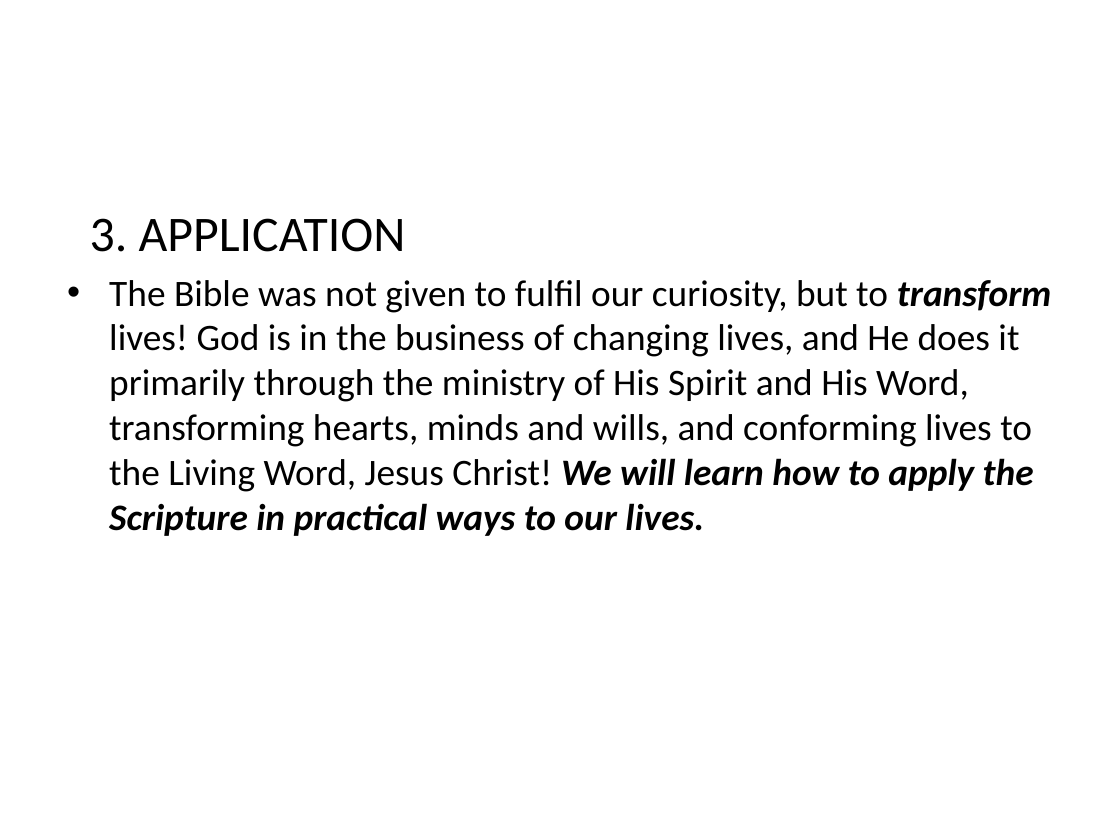
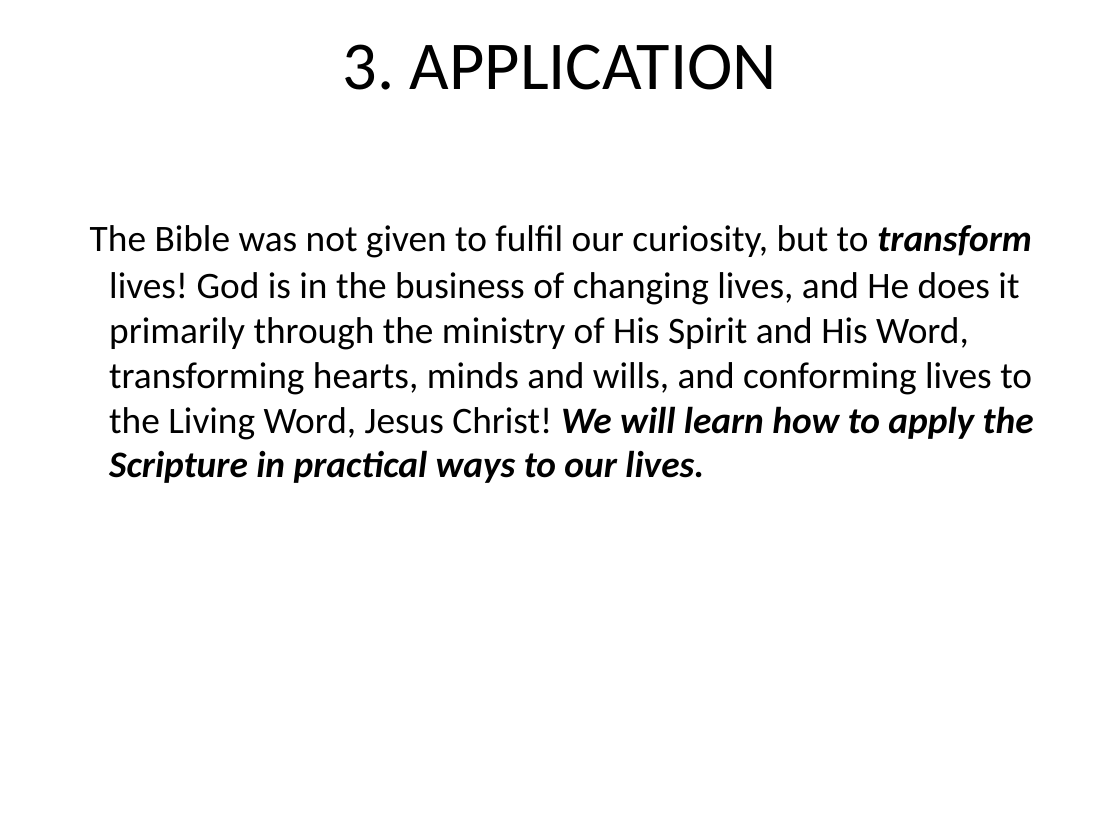
Before and after one commit to mutanganajoseph/Documents, a slide deck: slide 115 of auca/sem-1/intro-to-bible-study/1 intro to Bible study Notes.pptx. Drawn at 1120x840 pixels with LibreOffice and Linux fonts; fonts in the diff are those of the drawing. Boxes give left, top, right and bottom in pixels: in the first picture for what was removed or moved away, otherwise in the second. Text is boxed around its words. In the diff, an @@ line names an element or a change of style, - is before the commit and + after.

```diff
--- a/auca/sem-1/intro-to-bible-study/1 intro to Bible study Notes.pptx
+++ b/auca/sem-1/intro-to-bible-study/1 intro to Bible study Notes.pptx
@@ title added at [342,44,777,90], 44 pt, text #000000 @@
+3. APPLICATION
@@ text "The Bible was not given ..." at [90,225,1034,483]: bullet • to none @@
@@ text at [90,218,406,252]: paragraph removed @@
-3. APPLICATION
```
Also in this commit, not shown: 3 other slides changed, 6 other files.
